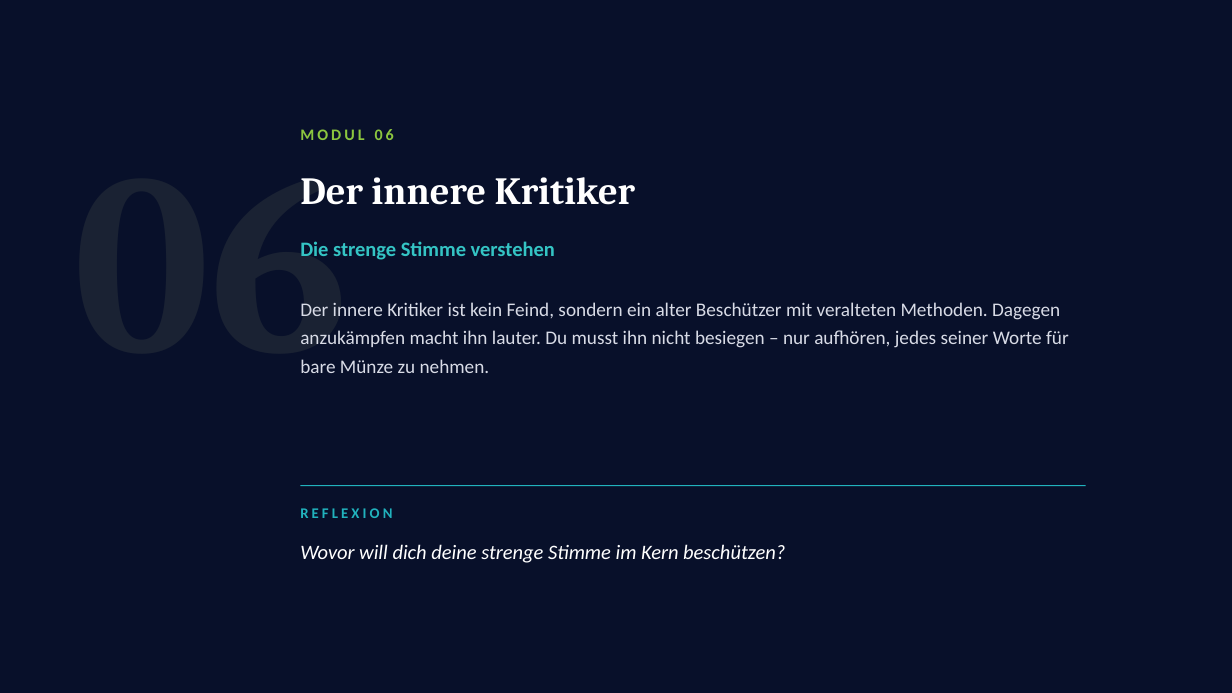
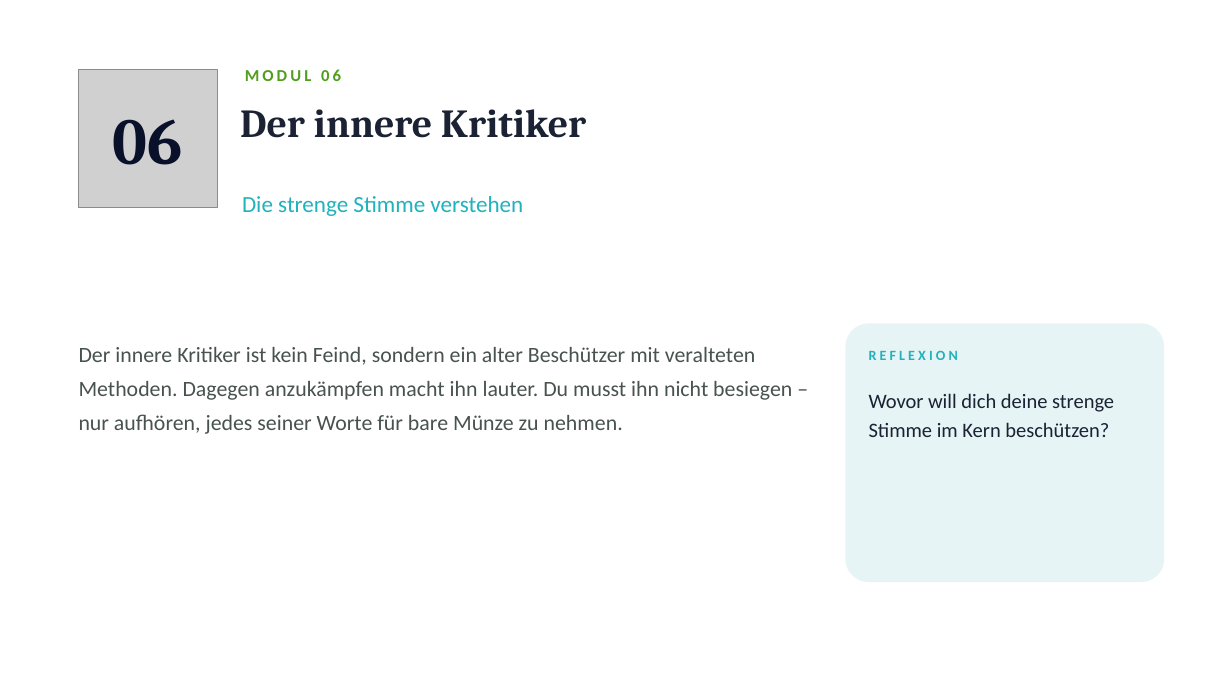
Before and after one commit to Heiko888/werdemeisterdeinergedanken, a slide deck: slide 13 of content/vorlagen/workshop/WMDG-Workshop-Deinen-Kopf-durchdenken.pptx. Drawn at 1232x693 pixels with LibreOffice and Linux fonts; fonts in the diff are those of the drawing; grey boxes stand for pictures. Boxes give left, top, right and bottom in pixels: in the first picture for what was removed or moved away, otherwise in the second. Text is boxed around its words. In the diff, an @@ line names an element or a change of style, - is before the commit and + after.

```diff
--- a/content/vorlagen/workshop/WMDG-Workshop-Deinen-Kopf-durchdenken.pptx
+++ b/content/vorlagen/workshop/WMDG-Workshop-Deinen-Kopf-durchdenken.pptx
@@ background #08102A to #FFFFFF @@
@@ text "06" at (x1=113, y1=119, x2=183, y2=165): vertical alignment top to middle @@
@@ picture added at (x1=79, y1=69, x2=217, y2=208) @@
@@ text at (x1=245, y1=69, x2=341, y2=81): text changed; size 200 to 13 pt; font Cambria to Calibri; text colour #1A2233 to #4F9E1C @@
-06
+MODUL 06
@@ text "MODUL 06" at (x1=245, y1=69, x2=341, y2=81): vertical alignment middle to top @@
@@ text at (x1=113, y1=119, x2=183, y2=165): text changed; size 12.5 to 51 pt; font Calibri to Cambria; text colour #8CC63F to #08102A @@
-MODUL 06
+06
@@ text "Der innere Kritiker" moved from (x1=300, y1=177, x2=636, y2=205) to (x1=240, y1=109, x2=586, y2=138) @@
@@ text "Der innere Kritiker" at (x1=240, y1=109, x2=586, y2=138): size 30 to 31 pt, text colour #FFFFFF to #1A2233; line spacing 1 to 1.02 @@
@@ text "Die strenge Stimme verstehen" moved from (x1=300, y1=241, x2=555, y2=260) to (x1=242, y1=196, x2=523, y2=216) @@
@@ text "Die strenge Stimme verstehen" at (x1=242, y1=196, x2=523, y2=216): size 16 to 18 pt, text colour #34C4C4 to #21B2BD, bold off @@
@@ rounded rectangle added at (x1=846, y1=323, x2=1165, y2=582), fill #E7F4F5 @@
@@ text "Der innere Kritiker ist kein ..." moved from (x1=300, y1=302, x2=1069, y2=373) to (x1=79, y1=347, x2=792, y2=434) @@
@@ text "Der innere Kritiker ist kein ..." at (x1=79, y1=347, x2=792, y2=434): size 15 to 17 pt, text colour #D8DBE6 to #48524E; line spacing 1.25 to 1.3 @@
@@ text "REFLEXION" moved from (x1=300, y1=508, x2=392, y2=518) to (x1=869, y1=350, x2=958, y2=360) @@
@@ text "REFLEXION" at (x1=869, y1=350, x2=958, y2=360): size 11.5 to 11 pt @@
@@ text "Wovor will dich deine strenge ..." moved from (x1=300, y1=544, x2=785, y2=563) to (x1=869, y1=393, x2=1114, y2=437) @@
@@ text "Wovor will dich deine strenge ..." at (x1=869, y1=393, x2=1114, y2=437): text colour #FFFFFF to #1A2233, italic off; line spacing 1.12 to 1.18 @@
@@ rectangle removed at (x1=300, y1=485, x2=1086, y2=486) @@
```
Also in this commit, not shown: 20 other slides changed, 25 other files.
